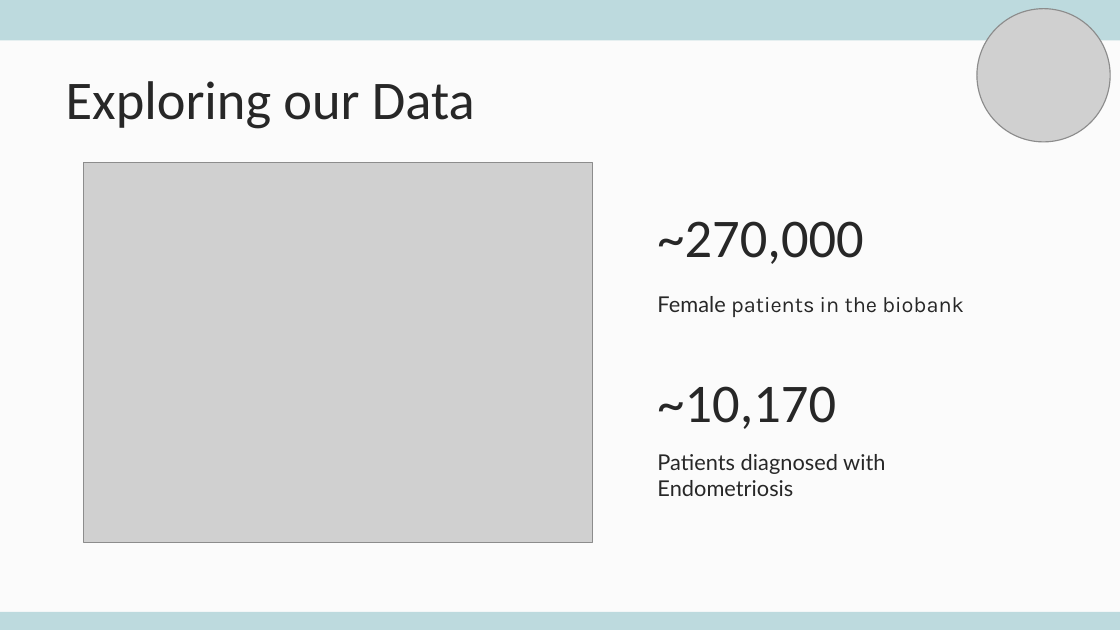
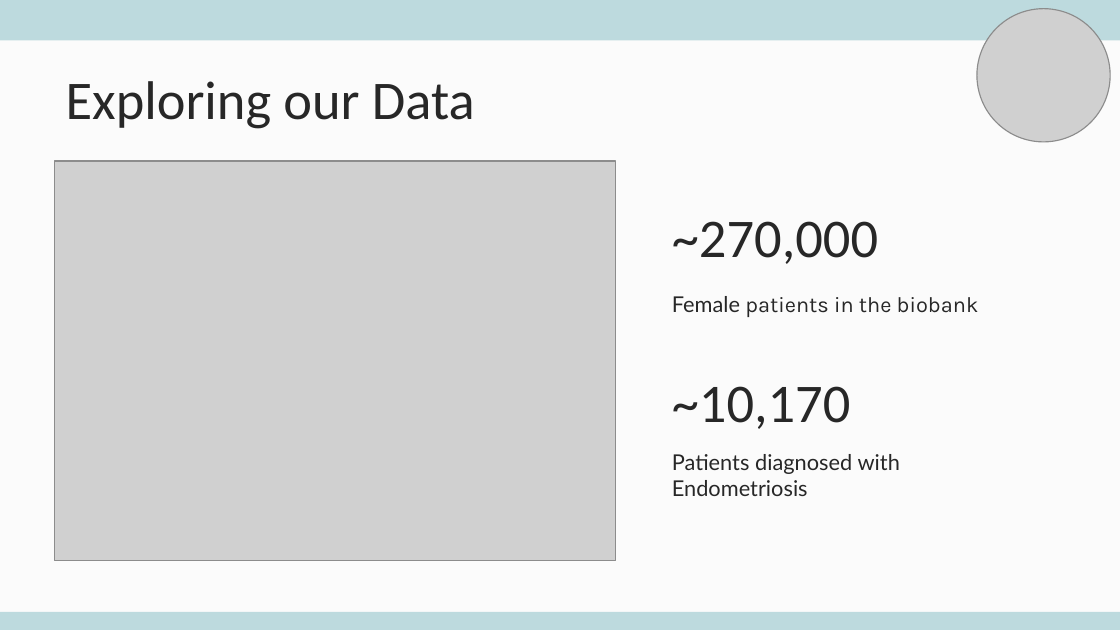
Before and after one commit to daniel-moshe/ML-Endo-Detection, a slide deck: slide 9 of endo early detection-mid presentation.pptx. Drawn at 1120x630 pixels with LibreOffice and Linux fonts; fonts in the diff are those of the drawing; grey boxes stand for pictures. Boxes give left, top, right and bottom in pixels: in the first picture for what was removed or moved away, otherwise in the second. Text is boxed around its words. In the diff, an @@ line names an element or a change of style, - is before the commit and + after.

```diff
--- a/endo early detection-mid presentation.pptx
+++ b/endo early detection-mid presentation.pptx
@@ picture: place and size @@
-picture at bbox=[84, 162, 592, 542]
+picture at bbox=[55, 161, 616, 561]
@@ 2 subtitles, 2 titles: place and size @@
-2 subtitles, 2 titles at bbox=[657, 221, 964, 496]
+2 subtitles, 2 titles at bbox=[672, 221, 979, 496]
```
Also in this commit, not shown: 9 other slides changed, 4 other files.
